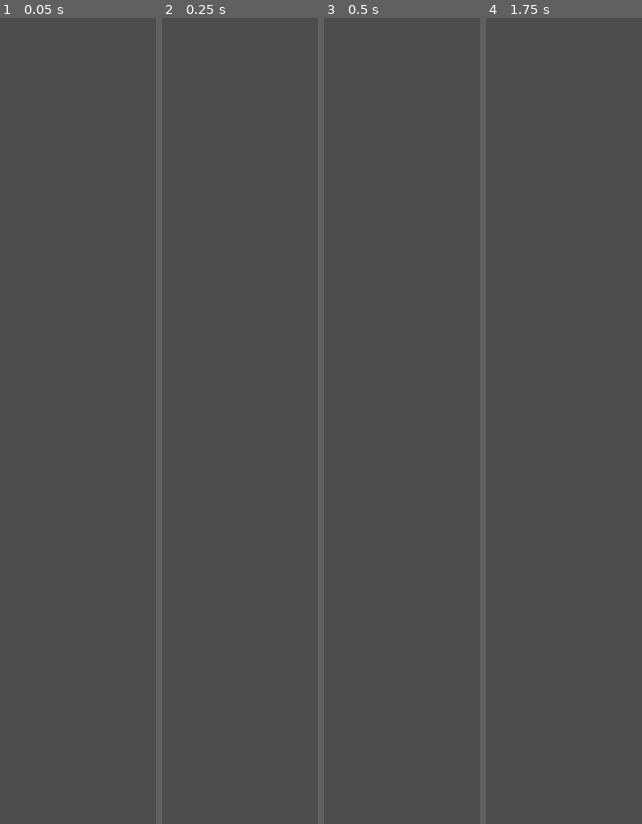
Above: before the commit, frames 1-4 (left to right).
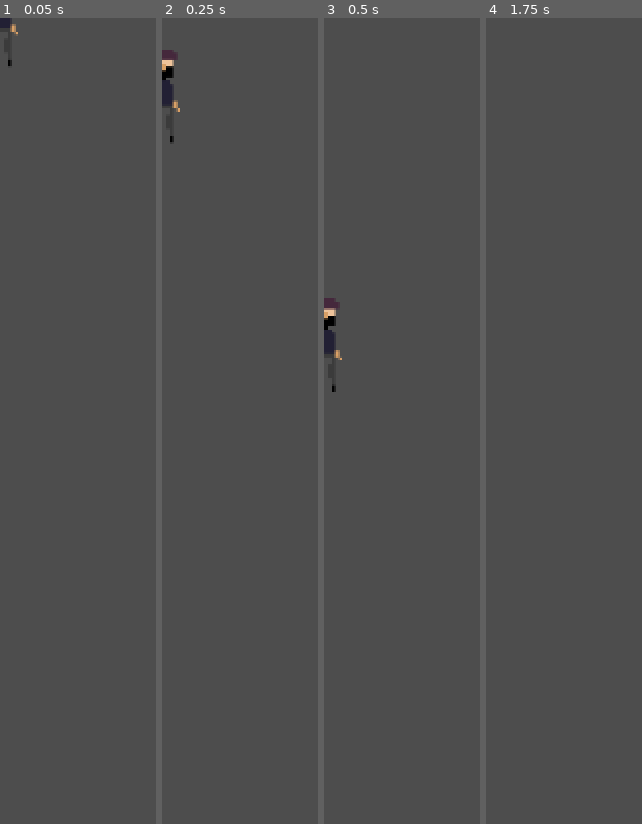
Above: after the commit, the same moments.

Repository: ima-cow/Fighting-game-adv-comp-sci
Game: Godot game, scene res://scenes/characters/big_hands.tscn
Same seed, same stepped clock (60 frames per second), same inputs: the game is played once before the commit and once after it. This scene is started directly instead of the project's main scene.
Inputs:
- Up to frame 1 (0.05 s): no input
- Up to frame 2 (0.25 s): no input
- Up to frame 3 (0.5 s): no input
- Up to frame 4 (1.75 s): tap Enter at 0.5 s; hold D (move_right) from 0.53 s (still down); tap H (grab) at 0.6 s; tap Space (jump) at 0.77, 1.25, 1.52 s; tap U (jab) at 1.35 s

The runs differ from the first frame. In frame 1, 0.2% of the frame differs, in the area x 0-12%, y 0-6%; in frame 2, 0.6%, in the area x 0-12%, y 3-16%; in frame 3, 0.6%; in frame 4, nothing differs.
Error in both runs: Invalid access to property or key 'body_shape_exited' on a base object of type 'null instance'. (res://scripts/player.gd:9)

Commit message:
Adding Sprites File
I added all the sprites to a file so that you can put them onto the models because it isnt working for me

Diff:
--- a/scenes/characters/big_hands.tscn
+++ b/scenes/characters/big_hands.tscn
@@ -2,7 +2,7 @@
 
 [ext_resource type="Script" uid="uid://dmmkpendim0ea" path="res://scripts/player.gd" id="1_qudrh"]
 [ext_resource type="Script" uid="uid://debrlwtgoufjc" path="res://scripts/move_resolver.gd" id="2_8b2gc"]
-[ext_resource type="Texture2D" uid="uid://badw1jk5toe5q" path="res://scenes/characters/FG_Ninja.png" id="2_mc4gd"]
+[ext_resource type="Texture2D" uid="uid://bpwdqq1ouhs0v" path="res://Sprites/FG_Ninja.png" id="3_8b2gc"]
 
 [sub_resource type="CapsuleShape2D" id="CapsuleShape2D_k366a"]
 radius = 16.0
@@ -20,7 +20,7 @@
 texture_filter = 1
 position = Vector2(3, -7)
 scale = Vector2(2.53735, 2.49679)
-texture = ExtResource("2_mc4gd")
+texture = ExtResource("3_8b2gc")
 
 [node name="MoveResolver" type="Node" parent="."]
 script = ExtResource("2_8b2gc")
Binary file added: Sprites/FG_BHG.png
Not shown, added: Sprites/FG_BHG.png.import
Binary file added: Sprites/FG_Cowboy.png
Not shown, added: Sprites/FG_Cowboy.png.import
Binary file added: Sprites/FG_Ninja.png
Not shown, added: Sprites/FG_Ninja.png.import
